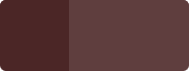
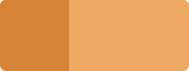
Layered file, before and after one edit (189 x 71). Changes by layer:
hid group "burgundy" (2 layers) over [0, 0, 189, 71]
added group "yellow" with 2 layers over [0, 0, 189, 71]
added layer "labels #4" (95%) in group "yellow" over [0, 0, 69, 71]
added layer "data #4" (82%) in group "yellow" over [69, 0, 189, 71]
